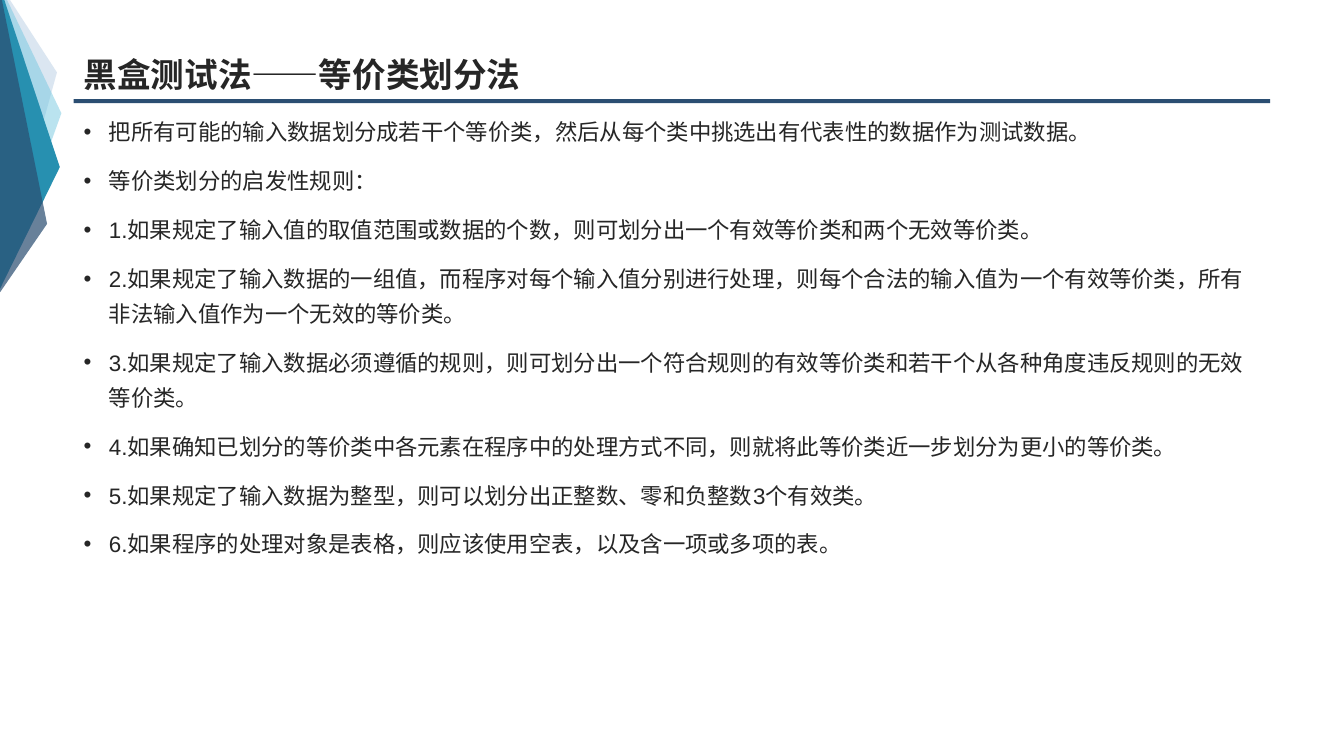
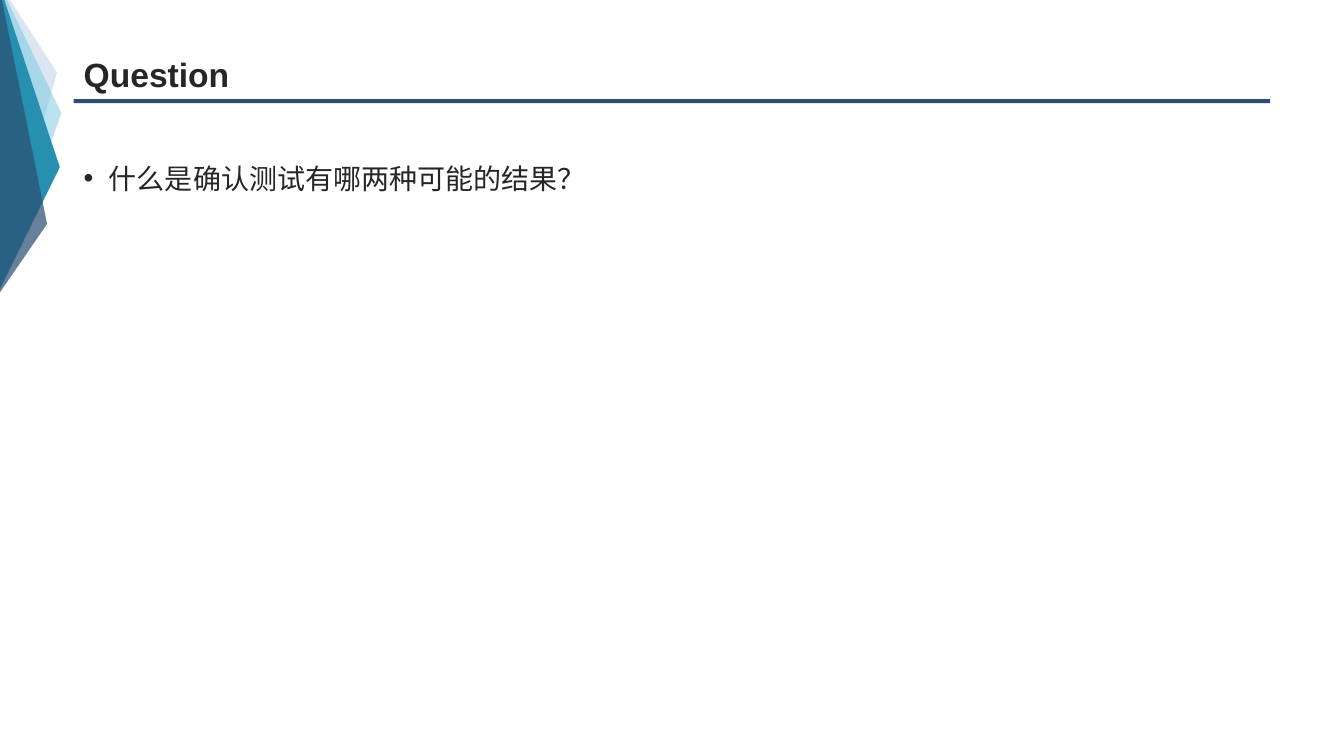
Before and after one commit to group-fourteen/G14-, a slide deck: slide 40 of 翻转课堂/7.5确认测试.ppt (slide 16 before the commit). Drawn at 1344x756 pixels with LibreOffice and Linux fonts; fonts in the diff are those of the drawing. Boxes give left, top, right and bottom in pixels: in the first picture for what was removed or moved away, otherwise in the second. Text is boxed around its words. In the diff, an @@ line names an element or a change of style, - is before the commit and + after.

```diff
--- a/翻转课堂/7.5确认测试.ppt
+++ b/翻转课堂/7.5确认测试.ppt
@@ title at (84, 62, 229, 94): text changed @@
-黑盒测试法——等价类划分法
+Question
@@ text at (109, 165, 586, 192): text changed; size 16 to 20 pt @@
-• 把所有可能的输入数据划分成若干个等价类，然后从每个类中挑选出有代表性的数据作为测试数据。
-• 等价类划分的启发性规则：
-• 1.如果规定了输入值的取值范围或数据的个数，则可划分出一个有效等价类和两个无效等价类。
-• 2.如果规定了输入数据的一组值，而程序对每个输入值分别进行处理，则每个合法的输入值为一个有效等价类，所有非法输入值作为一个无效的等价类。
-• 3.如果规定了输入数据必须遵循的规则，则可划分出一个符合规则的有效等价类和若干个从各种角度违反规则的无效等价类。
-• 4.如果确知已划分的等价类中各元素在程序中的处理方式不同，则就将此等价类近一步划分为更小的等价类。
-• 5.如果规定了输入数据为整型，则可以划分出正整数、零和负整数3个有效类。
-• 6.如果程序的处理对象是表格，则应该使用空表，以及含一项或多项的表。
+• 什么是确认测试有哪两种可能的结果？
```
Also in this commit, not shown: 40 other slides changed, 6 slides added, 1 slide removed.
